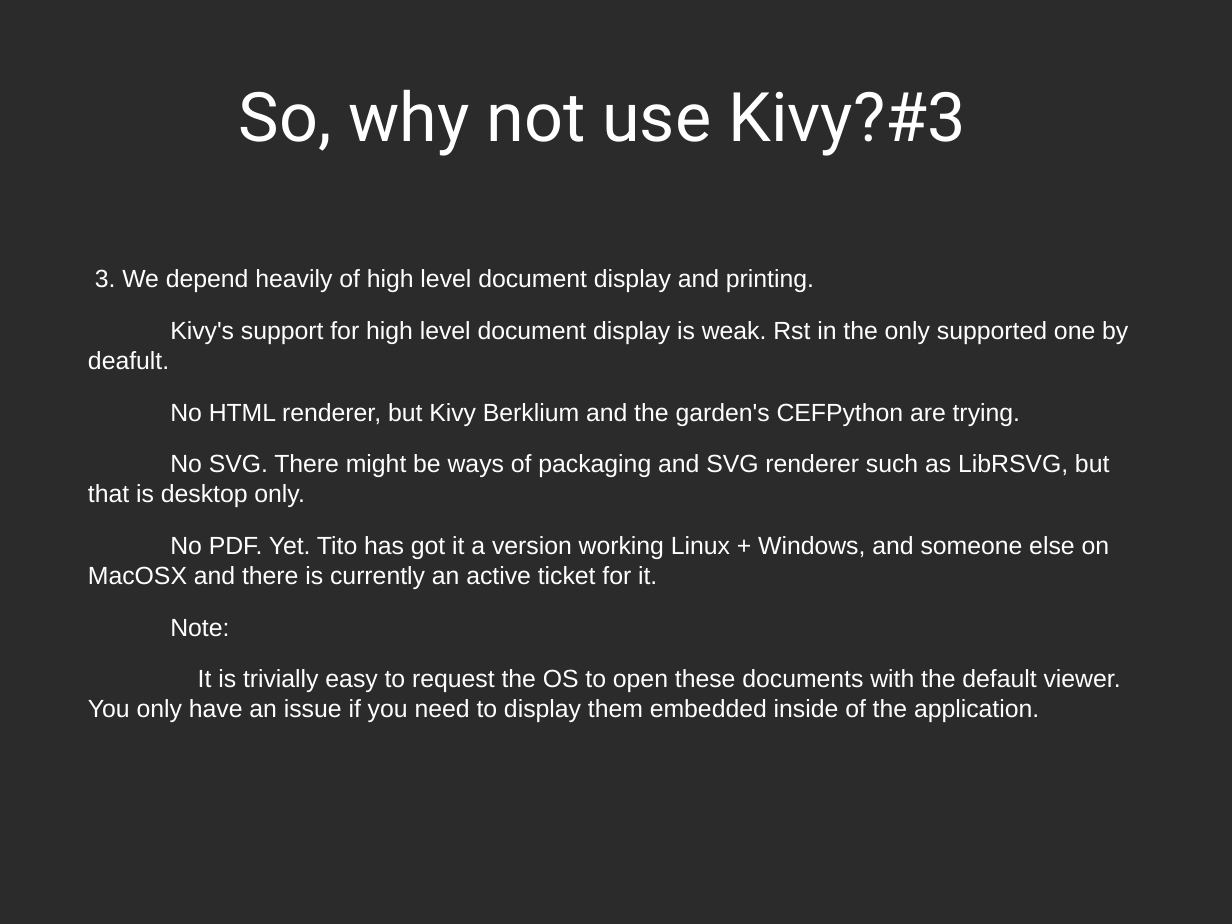
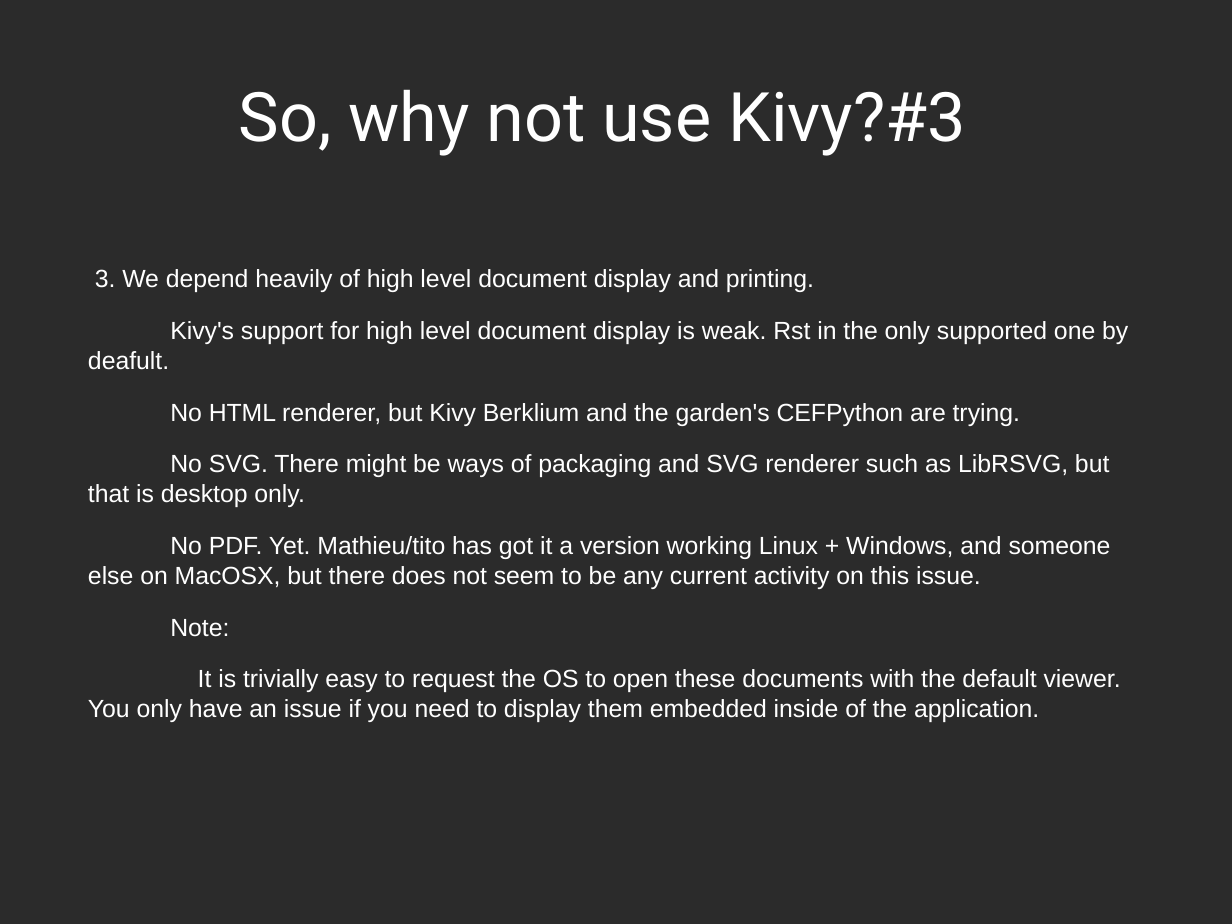
Before and after one commit to Zen-CODE/kivybits, a slide deck: slide 52 of PyCon/ZA 2013/PyCon.odp (slide 50 before the commit). Drawn at 1232x924 pixels with LibreOffice and Linux fonts; fonts in the diff are those of the drawing; background and template pictures are left out; a plain dark background stands for a picture behind light text. Boxes give left, top, right and bottom in pixels: in the first picture for what was removed or moved away, otherwise in the second. Text is boxed around its words. In the diff, an @@ line names an element or a change of style, - is before the commit and + after.

```diff
--- a/PyCon/ZA 2013/PyCon.odp
+++ b/PyCon/ZA 2013/PyCon.odp
@@ text at (88,536,1111,589): text changed @@
-No PDF. Yet. Tito has got it a version working Linux + Windows, and someone else on MacOSX and there is currently an active ticket for it.
+No PDF. Yet. Mathieu/tito has got it a version working Linux + Windows, and someone else on MacOSX, but there does not seem to be any current activity on this issue.
```
Also in this commit, not shown: 24 other slides changed, 4 slides added, 3 slides removed, 1 other file.
